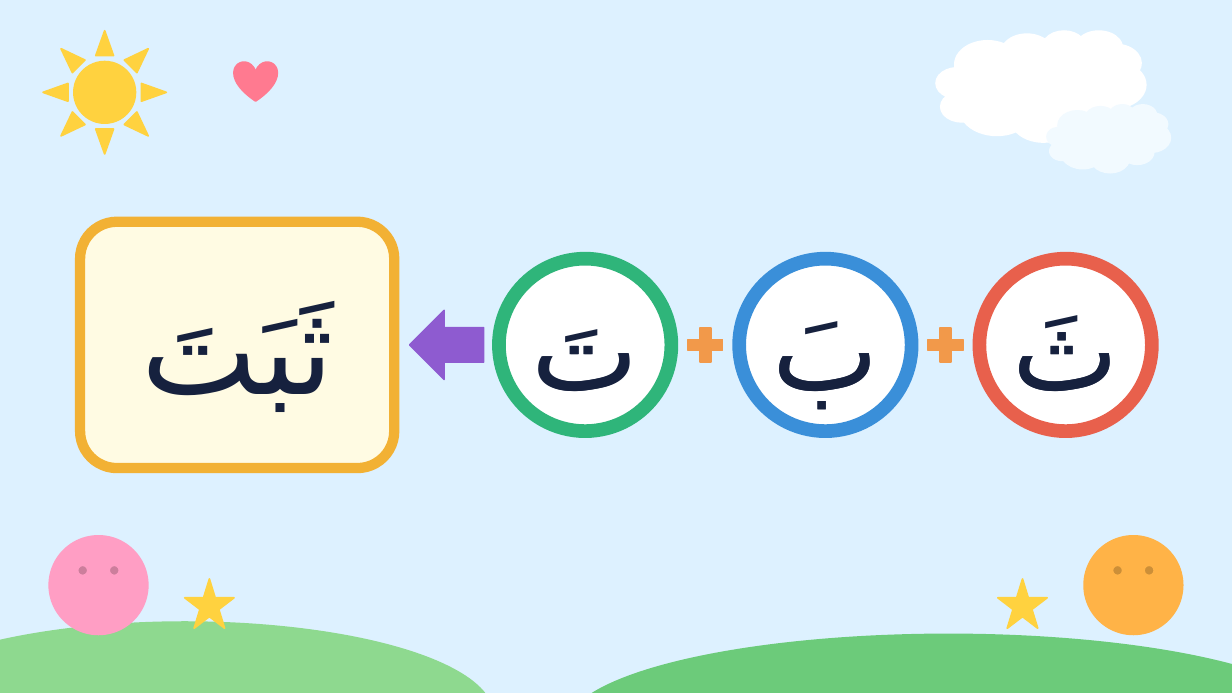
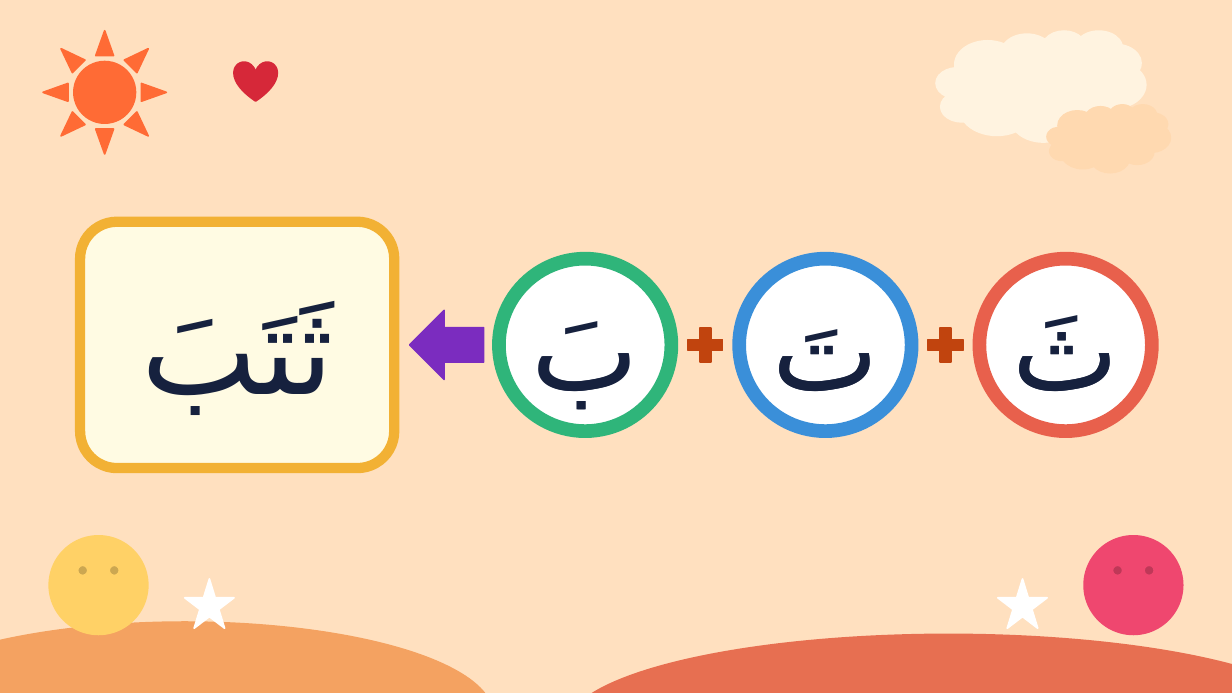
Before and after one commit to Sawaf11/-, a slide deck: slide 33 of all-letters/02-ba-ta-tha.pptx (slide 34 before the commit). Drawn at 1232x693 pixels with LibreOffice and Linux fonts; fonts in the diff are those of the drawing. Boxes give left, top, right and bottom in pixels: in the first picture for what was removed or moved away, otherwise in the second. Text is boxed around its words. In the diff, an @@ line names an element or a change of style, - is before the commit and + after.

```diff
--- a/all-letters/02-ba-ta-tha.pptx
+++ b/all-letters/02-ba-ta-tha.pptx
@@ background #DDF1FF to #FFE0BF @@
@@ sun at <box>43,31,166,154</box>: fill #FFD23F to #FF6B35; outline #FFD23F 1 pt to #FF6B35 1 pt @@
@@ cloud at <box>936,31,1146,142</box>: fill #FFFFFF to #FFF3E0; outline #FFFFFF 1 pt to #FFF3E0 1 pt @@
@@ heart at <box>234,62,277,101</box>: fill #FF7A90 to #D62839; outline #FF7A90 1 pt to #D62839 1 pt @@
@@ cloud at <box>1047,105,1170,172</box>: fill #F2FAFF to #FFD9B0; outline #F2FAFF 1 pt to #FFD9B0 1 pt @@
@@ text at <box>164,301,333,415</box>: text changed @@
-ثَبَتَ
+ثَتَبَ
@@ left arrow at <box>410,310,484,379</box>: fill #8E5BD0 to #7B2CBF; outline #8E5BD0 1 pt to #7B2CBF 1 pt @@
@@ text at <box>532,321,638,412</box>: text changed @@
-ت
+ب
@@ text at <box>553,321,638,423</box>: text changed @@
-تَ
+بَ
@@ plus sign at <box>683,322,729,368</box>: fill #F2994A to #C1440E; outline #F2994A 1 pt to #C1440E 1 pt @@
@@ text at <box>772,329,878,412</box>: text changed @@
-ب
+ت
@@ text at <box>794,329,879,432</box>: text changed @@
-بَ
+تَ
@@ plus sign at <box>923,322,970,368</box>: fill #F2994A to #C1440E; outline #F2994A 1 pt to #C1440E 1 pt @@
@@ smiley face at <box>49,536,148,634</box>: fill #FF9EC4 to #FFD166; outline #FF9EC4 1 pt to #FFD166 1 pt @@
@@ smiley face at <box>1084,536,1183,634</box>: fill #FFB347 to #EF476F; outline #FFB347 1 pt to #EF476F 1 pt @@
@@ star at <box>185,579,234,628</box>: fill #FFD23F to #FFFFFF; outline #FFD23F 1 pt to #FFFFFF 1 pt @@
@@ star at <box>998,579,1047,628</box>: fill #FFD23F to #FFFFFF; outline #FFD23F 1 pt to #FFFFFF 1 pt @@
@@ ellipse at <box>0,622,493,693</box>: fill #8ED98F to #F4A261; outline #8ED98F 1 pt to #F4A261 1 pt @@
@@ ellipse at <box>567,634,1232,693</box>: fill #6CCB7A to #E76F51; outline #6CCB7A 1 pt to #E76F51 1 pt @@
```
Also in this commit, not shown: 44 other slides changed, 21 slides added, 18 other files.
